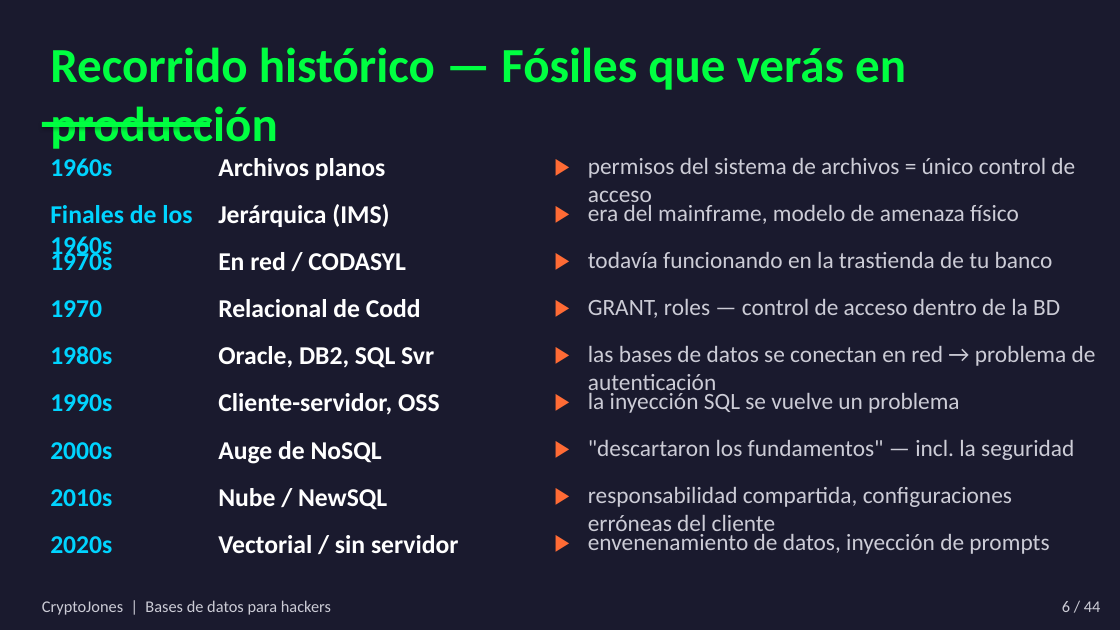
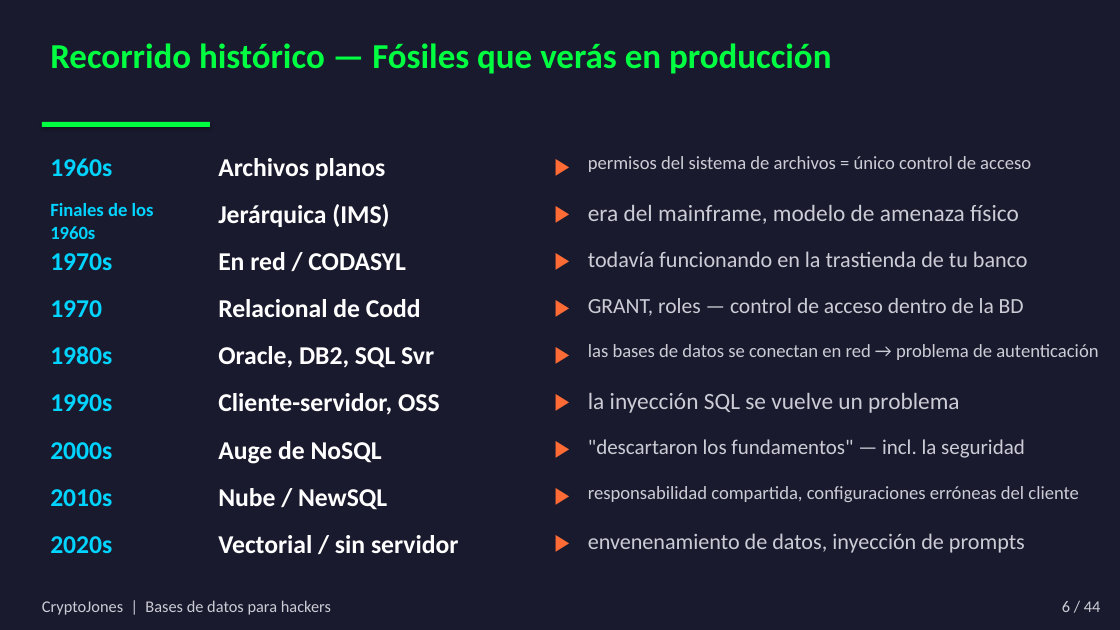
Before and after one commit to CryptoJones/databases-for-hackers, a slide deck: slide 7 of slides_es.pptx. Drawn at 1120x630 pixels with LibreOffice and Linux fonts; fonts in the diff are those of the drawing. Boxes give left, top, right and bottom in pixels: in the first picture for what was removed or moved away, otherwise in the second. Text is boxed around its words. In the diff, an @@ line names an element or a change of style, - is before the commit and + after.

```diff
--- a/slides_es.pptx
+++ b/slides_es.pptx
@@ text "Recorrido histórico — Fósiles que ..." at (50,43,831,74): size 42 to 30 pt @@
@@ text "Finales de los 1960s" at (50,203,154,239): size 22 to 16 pt @@
@@ text "todavía funcionando en la trastienda ..." at (588,251,1028,267): size 20 to 19 pt @@
@@ text "GRANT, roles — control de ..." at (588,298,1024,316): size 20 to 18.5 pt @@
@@ text ""descartaron los fundamentos" — incl. ..." at (588,439,1025,458): size 20 to 18 pt @@
@@ size 20 to 16 pt in 3 elements at (588,156,1031,172), (588,344,1098,360), (588,486,1079,502) @@
@@ text "envenenamiento de datos, inyección de ..." at (588,533,1025,553): size 20 to 19 pt @@
```
Also in this commit, not shown: 26 other slides changed, 18 other files.
